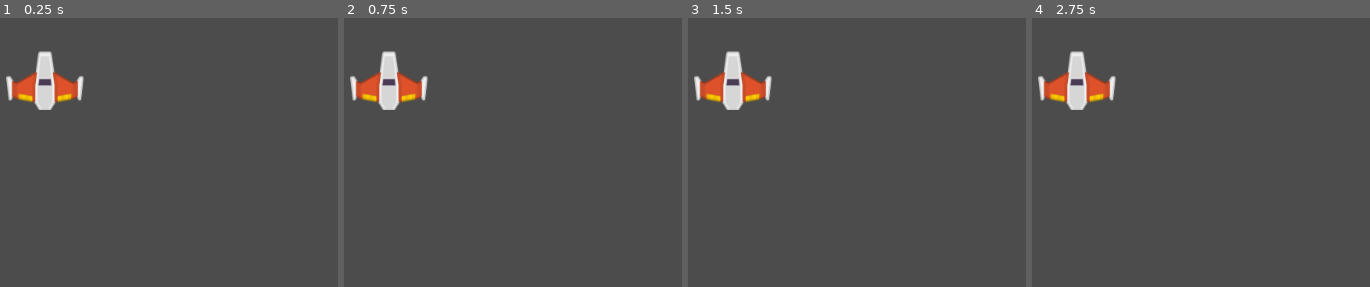
Above: before the commit, frames 1-4 (left to right).
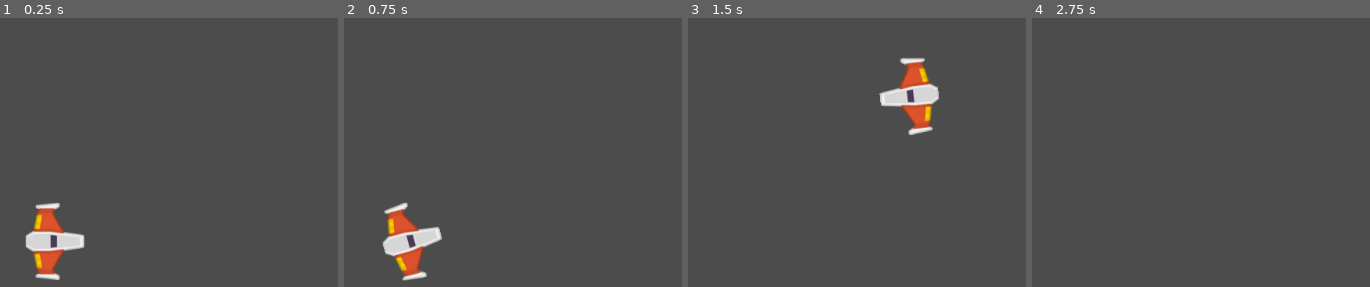
Above: after the commit, the same moments.

Repository: NicoNunez4598/Proyecto_Meteoritos_Juego
Game: Godot game, scene res://Juego/Niveles/NivelTest.tscn
Same seed, same stepped clock (60 frames per second), same inputs: the game is played once before the commit and once after it.
Inputs:
- Up to frame 1 (0.25 s): no input
- Up to frame 2 (0.75 s): tap Enter at 0.5 s; hold W (mover_adelante, bound only after the commit) from 0.53 s (still down); hold A (rotar_antihorario, bound only after the commit) from 0.53 s (still down)
- Up to frame 3 (1.5 s): tap D (rotar_horario, bound only after the commit) at 0.8, 1.35 s; release W (mover_adelante, bound only after the commit) at 1.28 s; release A (rotar_antihorario, bound only after the commit) at 1.28 s; hold S (mover_atras, bound only after the commit) from 1.28 s (still down)
- Up to frame 4 (2.75 s): tap A (rotar_antihorario, bound only after the commit) at 1.55 s; release S (mover_atras, bound only after the commit) at 2.03 s; hold W (mover_adelante, bound only after the commit) from 2.03 s (still down); hold A (rotar_antihorario, bound only after the commit) from 2.03 s (still down); tap D (rotar_horario, bound only after the commit) at 2.3 s

The runs differ from the first frame. In frame 1, 5.1% of the frame differs, in the area x 1-26%, y 12-98%; in frame 2, 5.1%; in frame 3, 5.1%; in frame 4, 2.5%.

Commit message:
Movimiento
Agregando:
*Movimiento atrás/adelante
*Rotación
*Input

Diff:
--- /dev/null
+++ b/Juego/Naves/Player/Player.gd
@@ -0,0 +1,39 @@
+#Player.gd
+class_name Player
+extends RigidBody2D
+
+## Atributos Export
+export var potencia_motor:int = 20
+export var potencia_rotacion:int = 280
+
+## Atributos
+var empuje:Vector2 = Vector2.ZERO
+var dir_rotacion:int = 0
+
+## Metodos
+func _integrate_forces(state: Physics2DDirectBodyState) -> void:
+	apply_central_impulse(empuje.rotated(rotation))
+	apply_torque_impulse(dir_rotacion * potencia_rotacion)
+
+func _process(delta: float) -> void:
+	player_input()
+
+## Metodos Custom
+func player_input() -> void:
+	# Empuje
+	empuje = Vector2.ZERO
+	if Input.is_action_pressed("mover_adelante"):
+		empuje = Vector2(potencia_motor, 0)
+	elif Input.is_action_pressed("mover_atras"):
+		empuje = Vector2(-potencia_motor, 0)
+
+	# Rotacion
+	dir_rotacion = 0
+	if Input.is_action_pressed("rotar_antihorario"):
+		dir_rotacion -= 1
+	elif Input.is_action_pressed("rotar_horario"):
+		dir_rotacion += 1
+
+
+func _ready():
+	pass # Replace with function body.
--- a/Juego/Naves/Player/Player.tscn
+++ b/Juego/Naves/Player/Player.tscn
@@ -1,7 +1,8 @@
-[gd_scene load_steps=4 format=2]
+[gd_scene load_steps=5 format=2]
 
 [ext_resource path="res://Juego/Naves/Player/player_orange.png" type="Texture" id=1]
 [ext_resource path="res://Juego/Naves/Player/new_physicsmaterial.tres" type="PhysicsMaterial" id=2]
+[ext_resource path="res://Juego/Naves/Player/Player.gd" type="Script" id=3]
 
 [sub_resource type="CircleShape2D" id=1]
 radius = 38.6663
@@ -10,8 +11,12 @@
 physics_material_override = ExtResource( 2 )
 gravity_scale = 0.0
 can_sleep = false
+linear_damp = 1.0
+angular_damp = 4.0
+script = ExtResource( 3 )
 
 [node name="Sprite" type="Sprite" parent="."]
+rotation = 1.5708
 texture = ExtResource( 1 )
 
 [node name="CollisionShape2D" type="CollisionShape2D" parent="."]
--- a/Juego/Naves/Player/new_physicsmaterial.tres
+++ b/Juego/Naves/Player/new_physicsmaterial.tres
@@ -1,4 +1,5 @@
 [gd_resource type="PhysicsMaterial" format=2]
 
 [resource]
+friction = 0.0
 bounce = 50.0
--- a/Juego/Niveles/NivelTest.tscn
+++ b/Juego/Niveles/NivelTest.tscn
@@ -5,4 +5,4 @@
 [node name="NivelTest" type="Node2D"]
 
 [node name="Player" parent="." instance=ExtResource( 1 )]
-position = Vector2( 487.599, 80.9122 )
+position = Vector2( 500.327, 286.31 )
--- a/project.godot
+++ b/project.godot
@@ -8,11 +8,48 @@
 
 config_version=4
 
+_global_script_classes=[ {
+"base": "RigidBody2D",
+"class": "Player",
+"language": "GDScript",
+"path": "res://Juego/Naves/Player/Player.gd"
+} ]
+_global_script_class_icons={
+"Player": ""
+}
+
 [application]
 
 config/name="Meteoritos_Juego"
 run/main_scene="res://Juego/Niveles/NivelTest.tscn"
 config/icon="res://icon.png"
+
+[input]
+
+mover_adelante={
+"deadzone": 0.5,
+"events": [ Object(InputEventKey,"resource_local_to_scene":false,"resource_name":"","device":0,"alt":false,"shift":false,"control":false,"meta":false,"command":false,"pressed":false,"scancode":87,"unicode":0,"echo":false,"script":null)
+, Object(InputEventKey,"resource_local_to_scene":false,"resource_name":"","device":0,"alt":false,"shift":false,"control":false,"meta":false,"command":false,"pressed":false,"scancode":16777232,"unicode":0,"echo":false,"script":null)
+ ]
+}
+mover_atras={
+"deadzone": 0.5,
+"events": [ Object(InputEventKey,"resource_local_to_scene":false,"resource_name":"","device":0,"alt":false,"shift":false,"control":false,"meta":false,"command":false,"pressed":false,"scancode":83,"unicode":0,"echo":false,"script":null)
+, Object(InputEventKey,"resource_local_to_scene":false,"resource_name":"","device":0,"alt":false,"shift":false,"control":false,"meta":false,"command":false,"pressed":false,"scancode":16777234,"unicode":0,"echo":false,"script":null)
+ ]
+}
+rotar_horario={
+"deadzone": 0.5,
+"events": [ Object(InputEventKey,"resource_local_to_scene":false,"resource_name":"","device":0,"alt":false,"shift":false,"control":false,"meta":false,"command":false,"pressed":false,"scancode":68,"unicode":0,"echo":false,"script":null)
+, Object(InputEventKey,"resource_local_to_scene":false,"resource_name":"","device":0,"alt":false,"shift":false,"control":false,"meta":false,"command":false,"pressed":false,"scancode":16777233,"unicode":0,"echo":false,"script":null)
+ ]
+}
+rotar_antihorario={
+"deadzone": 0.5,
+"events": [ Object(InputEventKey,"resource_local_to_scene":false,"resource_name":"","device":0,"alt":false,"shift":false,"control":false,"meta":false,"command":false,"pressed":false,"scancode":65,"unicode":0,"echo":false,"script":null)
+, Object(InputEventKey,"resource_local_to_scene":false,"resource_name":"","device":0,"alt":false,"shift":false,"control":false,"meta":false,"command":false,"pressed":false,"scancode":16777231,"unicode":0,"echo":false,"script":null)
+ ]
+}
 
 [physics]
 
